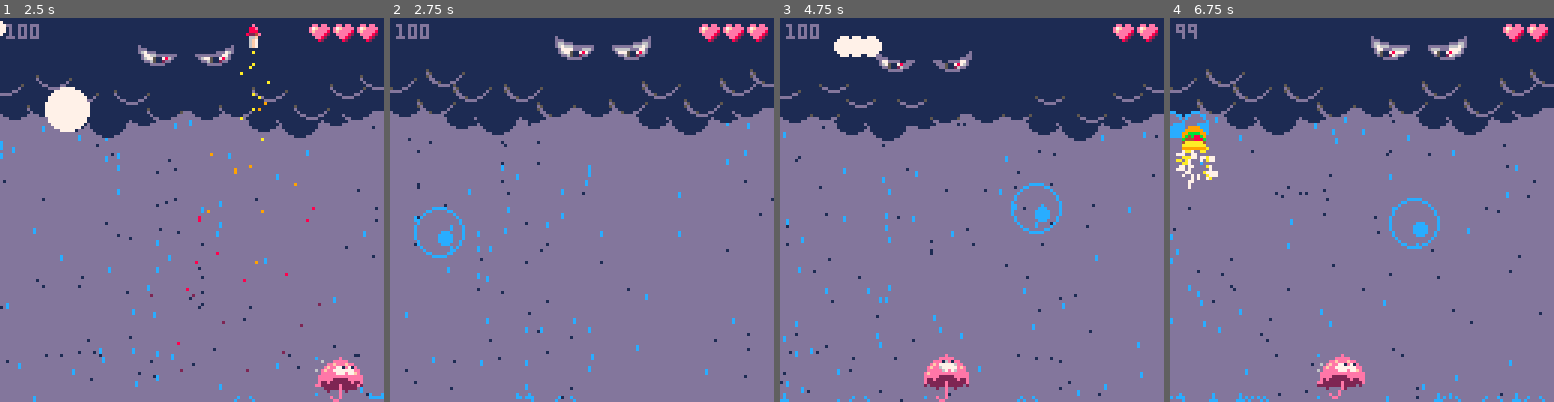
Above: before the commit, frames 1-4 (left to right).
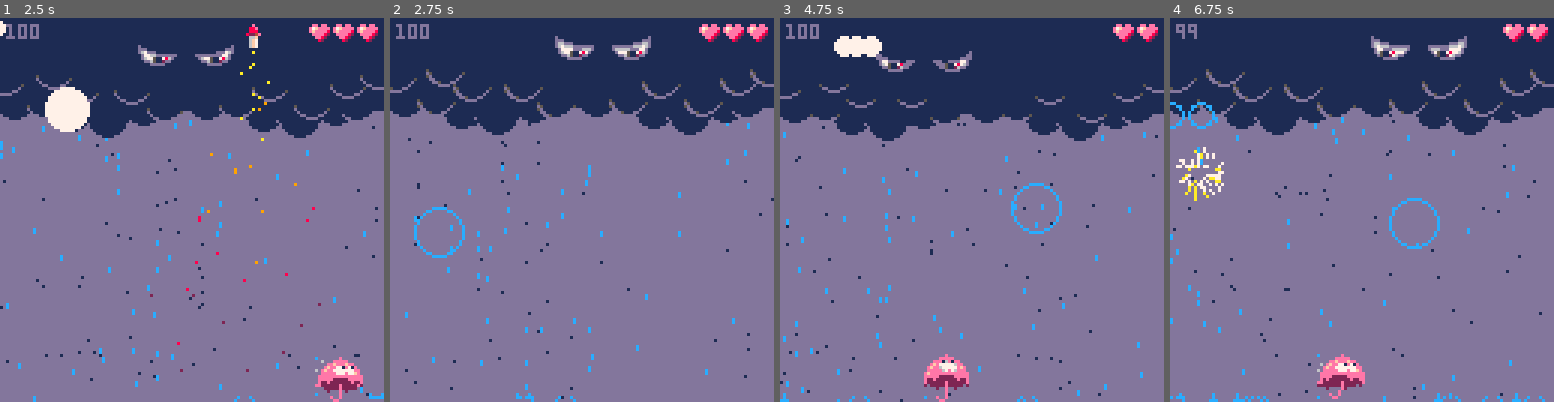
Above: after the commit, the same moments.

Repository: evilpaper/thunderbella
Game: PICO-8 cartridge thunderbella.p8
Two runs of this game, one before a commit and one after it. Both use one fixed random seed, a clock stepped at 60 frames per second and the inputs below.
Inputs:
- Up to frame 1 (2.5 s): tap X (X key) at 0.33, 1.07, 1.85 s; hold Right 1.6-2.1 s; hold Right from 2.47 s (still down)
- Up to frame 2 (2.75 s): keep holding Right
- Up to frame 3 (4.75 s): tap X (X key) at 2.97, 4.08 s; release Right at 3.03 s; hold Left 3.08-3.58 s; hold Right 4.02-4.68 s
- Up to frame 4 (6.75 s): hold Left 5.08-5.68 s; tap X (X key) at 5.2, 6.32 s; hold Right 6.08-6.58 s; hold Right from 6.63 s (still down)

Frame 1 is identical in both runs. In frame 2, 0.1% of the frame differs, in the area x 12-17%, y 55-60%; in frame 3, 0.1%; in frame 4, 2.0%, in the area x 0-91%, y 21-100%.

Commit message:
Added dynamic hitbox for thunderbolts

Diff:
--- a/thunderbella.p8
+++ b/thunderbella.p8
@@ -22,65 +22,65 @@
 -- initialize game ------------
 function _init()
  t = 0
- music(00)
  shake = 0
  time_since_last_thunderbolt=0
  max_number_of_thunderbolts=2
  time_to_next_thunderbolt=120
 
+ boss = {
+   x=51,
+   y=6,
+   t=0,
+   lives=100,
+   dx=0.4,
+   ddx=0.05,
+   left_eye_sprite=36,
+   right_eye_sprite=36,
+   destination=51,
+   left_pupil_sprite=39,
+   left_pupil_x=53,
+   left_pupil_y=6,
+   right_pupil_sprite=39,
+   right_pupil_x=72,
+   right_pupil_y=6,
+   hitbox={x=0,y=5,w=32,h=8},
+   state="idle",
+   flashing_timer=0
+  }
+
+ cloud = {
+   y=0,
+   sprite=80
+  }
+
+ fireworks = {}
  p = {
-  x=56,
-  y=112,
-  t=0,
-  lives=3,
-  sprite=0,
-  direction=0,
-  state="idle",
-  hitbox={x=2,y=5,w=12,h=10},
-  flashing_timer=0
- }
-
- boss = {
-  x=51,
-  y=6,
-  t=0,
-  lives=100,
-  dx=0.4,
-  ddx=0.05,
-  left_eye_sprite=36,
-  right_eye_sprite=36,
-  destination=51,
-  left_pupil_sprite=39,
-  left_pupil_x=53,
-  left_pupil_y=6,
-  right_pupil_sprite=39,
-  right_pupil_x=72,
-  right_pupil_y=6,
-  hitbox={x=0,y=5,w=32,h=8},
-  state="idle",
-  flashing_timer=0
- }
-
- cloud = {
-  y=0,
-  sprite=80
- }
-
- wind = {
-  dx=rnd(1.5)-0.5
- }
-
- thunderbolts = {}
- rockets = {}
+   x=56,
+   y=112,
+   t=0,
+   lives=3,
+   sprite=0,
+   direction=0,
+   state="idle",
+   hitbox={x=2,y=5,w=12,h=10},
+   flashing_timer=0
+  }
+
+ popups = {}
+ puffts = {}
  rain_fg = {}
  rain_bg = {}
- fireworks = {}
- puffts = {}
+ rockets = {}
  splashes = {}
+ thunderbolts = {}
  treats = {}
- popups = {}
- create_background_rain()
- create_foreground_rain()
+ wind = {
+   dx=rnd(1.5)-0.5
+  }
+
+ music(00)
+ create_rain_in_background()
+ create_rain_in_foreground()
 end
 -- end of initalization -------
 
@@ -179,6 +179,11 @@
 -------------------------------
 
 -- helper functions -----------
+function animate(thing)
+  thing.t=(thing.t+1)%thing.step
+  if (thing.t==0) thing.frame=thing.frame%#thing.sprite+1
+end
+
 function change_state(thing,new_state)
  thing.state=new_state
 end
@@ -264,15 +269,64 @@
    scene.cycle(2)
  end
 end
-
-function animate(thing)
-  thing.t=(thing.t+1)%thing.step
-  if (thing.t==0) thing.frame=thing.frame%#thing.sprite+1
-end
 -------------------------------
 
 --- create functions ----------
-function create_background_rain()
+function create_firework(_x,_y)
+ sfx(sfx_fireworks)
+ for i=0,50 do
+  create_firework_particles(_x,_y)
+ end
+end
+
+function create_firework_particles(_x,_y)
+ local angle = rnd()
+ local speed = 0.5+rnd(1)
+ local new = {
+   x=_x,
+   y=_y,
+   dx=sin(angle)*speed,
+   dy=cos(angle)*speed,
+   age=flr(rnd(25))
+ }
+ add(fireworks,new)
+end
+
+function create_popup(x,y)
+ local popup = {
+   x=x,
+   y=y,
+   dy=-0.30,
+   t=0,
+   life=70,
+   copy=get_popup_copy()
+ }
+ add(popups, popup)
+end
+
+function get_popup_copy()
+  local copies = {"sweet","nice","awesome","yummy"}
+  local index = 1+flr(rnd(4))
+  local copy = copies[index]
+  if (p.lives<3) then copy = "extra life!" end
+  return copy
+end
+
+function create_pufft(x,y,dx)
+ local pufft = {
+   x=x+rnd(7),
+   y=y,
+   dx=dx,
+   dy=-rnd(0.4),
+   r=3+rnd(1),
+   age=0,
+   maxage=25,
+   col=7
+ }
+ add(puffts,pufft)
+end
+
+function create_rain_in_background()
  for i=1,256 do
   add(rain_bg, {
    x=rnd(384)-128,
@@ -283,7 +337,7 @@
  end
 end
 
-function create_foreground_rain()
+function create_rain_in_foreground()
  for j=1,256 do
   add(rain_fg, {
    x=rnd(384)-128,
@@ -297,40 +351,19 @@
  end
 end
 
-function shoot_thunderbolt()
- if boss.lives < 90 then
-   max_number_of_thunderbolts=3
-   time_to_next_thunderbolt=100
- end
- if boss.lives < 80 then
-  max_number_of_thunderbolts=4
-  time_to_next_thunderbolt=90
- end
- if boss.lives < 70 then
-   max_number_of_thunderbolts=5
-   time_to_next_thunderbolt=80
- end
- if boss.lives < 60 then
-   max_number_of_thunderbolts=6
-   time_to_next_thunderbolt=70
- end
-
- if count(thunderbolts) < max_number_of_thunderbolts
-  and time_since_last_thunderbolt > time_to_next_thunderbolt then
-    local x = 16+rnd(96)
-    local y = 18
-    local dx = rnd(1.2)+0.4
-    local dy = rnd(1.4)+0.4
-    local age = 0
-    local radius = 8
-    create_thunderbolt(x,y, dx, dy, age, radius)
-    time_since_last_thunderbolt=0
- end
- time_since_last_thunderbolt+=1
-end
-
-function shoot_rocket()
-  if btnp(5) and p.state!="electric" then create_rocket() end
+function create_rocket()
+ local rocket={
+  sp=53,
+  x=p.x+2,
+  y=p.y,
+  dx=0,
+  dy=-3,
+  ddy=0.01,
+  hitbox={x=2,y=0,w=4,h=8},
+  fire={}
+ }
+ add(rockets,rocket)
+ sfx(sfx_rocket)
 end
 
 function create_splash(x,y)
@@ -349,20 +382,6 @@
  end
 end
 
-function create_pufft(x,y,dx)
- local pufft = {
-   x=x+rnd(7),
-   y=y,
-   dx=dx,
-   dy=-rnd(0.4),
-   r=3+rnd(1),
-   age=0,
-   maxage=25,
-   col=7
- }
- add(puffts,pufft)
-end
-
 function create_thunderbolt(x,y,dx,dy,age,radius)
  local thunderbolt={
   t=0,
@@ -374,46 +393,11 @@
   age=age,
   radius=radius,
   dy_bounce=-2.5-rnd(1),
-  hitbox={x=0,y=0,w=7,h=7}
+  hitbox={x=0,y=0,w=radius*2-2,h=radius*2-2}
  }
  if t%2 == 0 then thunderbolt.dx=-thunderbolt.dx end
  add(thunderbolts,thunderbolt)
  sfx(sfx_thunder)
-end
-
-function create_rocket()
- local rocket={
-  sp=53,
-  x=p.x+2,
-  y=p.y,
-  dx=0,
-  dy=-3,
-  ddy=0.01,
-  hitbox={x=2,y=0,w=4,h=8},
-  fire={}
- }
- add(rockets,rocket)
- sfx(sfx_rocket)
-end
-
-function create_firework(_x,_y)
- sfx(sfx_fireworks)
- for i=0,50 do
-  create_firework_particles(_x,_y)
- end
-end
-
-function create_firework_particles(_x,_y)
- local angle = rnd()
- local speed = 0.5+rnd(1)
- local new = {
-   x=_x,
-   y=_y,
-   dx=sin(angle)*speed,
-   dy=cos(angle)*speed,
-   age=flr(rnd(25))
- }
- add(fireworks,new)
 end
 
 function create_treat(x,y,quantity)
@@ -431,26 +415,44 @@
  sfx(sfx_create_treat)
 end
 
-function create_popup(x,y)
- local popup = {
-   x=x,
-   y=y,
-   dy=-0.30,
-   t=0,
-   life=70,
-   copy=get_popup_copy()
- }
- add(popups, popup)
-end
-
-function get_popup_copy()
-  local copies = {"sweet","nice","awesome","yummy"}
-  local index = 1+flr(rnd(4))
-  local copy = copies[index]
-  if (p.lives<3) then copy = "extra life!" end
-  return copy
-end
-
+function shoot_thunderbolt()
+ if boss.lives < 90 then
+   max_number_of_thunderbolts=3
+   time_to_next_thunderbolt=100
+ end
+ if boss.lives < 80 then
+  max_number_of_thunderbolts=4
+  time_to_next_thunderbolt=90
+ end
+ if boss.lives < 70 then
+   max_number_of_thunderbolts=5
+   time_to_next_thunderbolt=80
+ end
+ if boss.lives < 60 then
+   max_number_of_thunderbolts=6
+   time_to_next_thunderbolt=70
+ end
+
+ if count(thunderbolts) < max_number_of_thunderbolts
+  and time_since_last_thunderbolt > time_to_next_thunderbolt then
+    local x = 16+rnd(96)
+    local y = 18
+    local dx = rnd(1.2)+0.4
+    local dy = rnd(1.4)+0.4
+    local age = 0
+    local radius = 8
+    create_thunderbolt(x,y, dx, dy, age, radius)
+    time_since_last_thunderbolt=0
+ end
+ time_since_last_thunderbolt+=1
+end
+
+function shoot_rocket()
+  if btnp(5) and p.state!="electric" then create_rocket() end
+end
+-------------------------------
+
+--- reset functions ----------
 function reset_raindrop(raindrop)
  raindrop.x=rnd(384)-128
  raindrop.y=rnd(128)-128
@@ -472,12 +474,37 @@
  x_btn=btn(5)
 end
 
-function update_splash()
- for splash in all(splashes) do
-  splash.x+=splash.dx
-  splash.y+=splash.dy
-  splash.dy+=1
-  if (splash.y>130) del (splashes,splash)
+function update_clouds()
+  if (t%50<16) then
+   cloud.y=0
+   cloud.sprite=80
+   boss.y=10
+  elseif (t%50<32) then
+   cloud.y=-1
+   cloud.sprite=82
+   boss.y=8
+  else
+   cloud.y=-2
+   cloud.sprite=84
+   boss.y=6
+  end
+end
+
+function update_fireworks()
+ for p in all(fireworks) do
+  if p.age > 40
+   or p.y > 128
+   or p.y < 0
+   or p.x > 128
+   or p.x < 0
+   then
+   del(fireworks,p)
+  else
+   p.x+=p.dx
+   p.y+=p.dy
+   p.age+=1
+   p.dy+=0.075
+  end
  end
 end
 
@@ -500,65 +527,6 @@
  end
 end
 
-function update_wind()
- if t%20==0 then
-  wind.dx=wind.dx+rnd(1)-0.5
-  if wind.dx > 1 then
-   wind.dx = 1
-  end
-  if wind.dx < -1 then
-   wind.dx = -1
-  end
- end
-end
-
-function update_fireworks()
- for p in all(fireworks) do
-  if p.age > 40
-   or p.y > 128
-   or p.y < 0
-   or p.x > 128
-   or p.x < 0
-   then
-   del(fireworks,p)
-  else
-   p.x+=p.dx
-   p.y+=p.dy
-   p.age+=1
-   p.dy+=0.075
-  end
- end
-end
-
-function update_thunderbolts()
- for l in all(thunderbolts) do
-  l.t+=1
-  l.x+=l.dx
-  l.y+=l.dy
-  -- l.sp+=1
-
-  --if l.sp==52 then
-  -- l.sp=48
-  --end
-
-  -- animate(l)
-
-  l.dy+=0.08
-
-  if l.x<=0 then
-   l.dx=-l.dx
-  elseif l.x>=120 then
-   l.dx=-l.dx
-  end
-
-  if l.y > 120 then
-   l.dy=l.dy_bounce
-   create_splash(l.x,l.y)
-  end
-
- end
-end
-
 function update_rockets()
  for r in all(rockets) do
   r.dy+=r.ddy
@@ -580,20 +548,54 @@
  end
 end
 
-function update_clouds()
-  if (t%50<16) then
-   cloud.y=0
-   cloud.sprite=80
-   boss.y=10
-  elseif (t%50<32) then
-   cloud.y=-1
-   cloud.sprite=82
-   boss.y=8
-  else
-   cloud.y=-2
-   cloud.sprite=84
-   boss.y=6
-  end
+function update_splash()
+ for splash in all(splashes) do
+  splash.x+=splash.dx
+  splash.y+=splash.dy
+  splash.dy+=1
+  if (splash.y>130) del (splashes,splash)
+ end
+end
+
+function update_thunderbolts()
+ for l in all(thunderbolts) do
+  l.t+=1
+  l.x+=l.dx
+  l.y+=l.dy
+  -- l.sp+=1
+
+  --if l.sp==52 then
+  -- l.sp=48
+  --end
+
+  -- animate(l)
+
+  l.dy+=0.08
+
+  if l.x<=0 then
+   l.dx=-l.dx
+  elseif l.x>=120 then
+   l.dx=-l.dx
+  end
+
+  if l.y > 120 then
+   l.dy=l.dy_bounce
+   create_splash(l.x,l.y)
+  end
+
+ end
+end
+
+function update_wind()
+ if t%20==0 then
+  wind.dx=wind.dx+rnd(1)-0.5
+  if wind.dx > 1 then
+   wind.dx = 1
+  end
+  if wind.dx < -1 then
+   wind.dx = -1
+  end
+ end
 end
 
 function get_boss_sprite(state)
@@ -971,7 +973,6 @@
       circfill(l.x,l.y,l.radius-1,7)
     else
       circ(l.x,l.y,l.radius,12)
-      circfill(l.x+2,l.y+2,2,12)
     end
    -- spr(l.sprite[l.frame],l.x,l.y)
 
